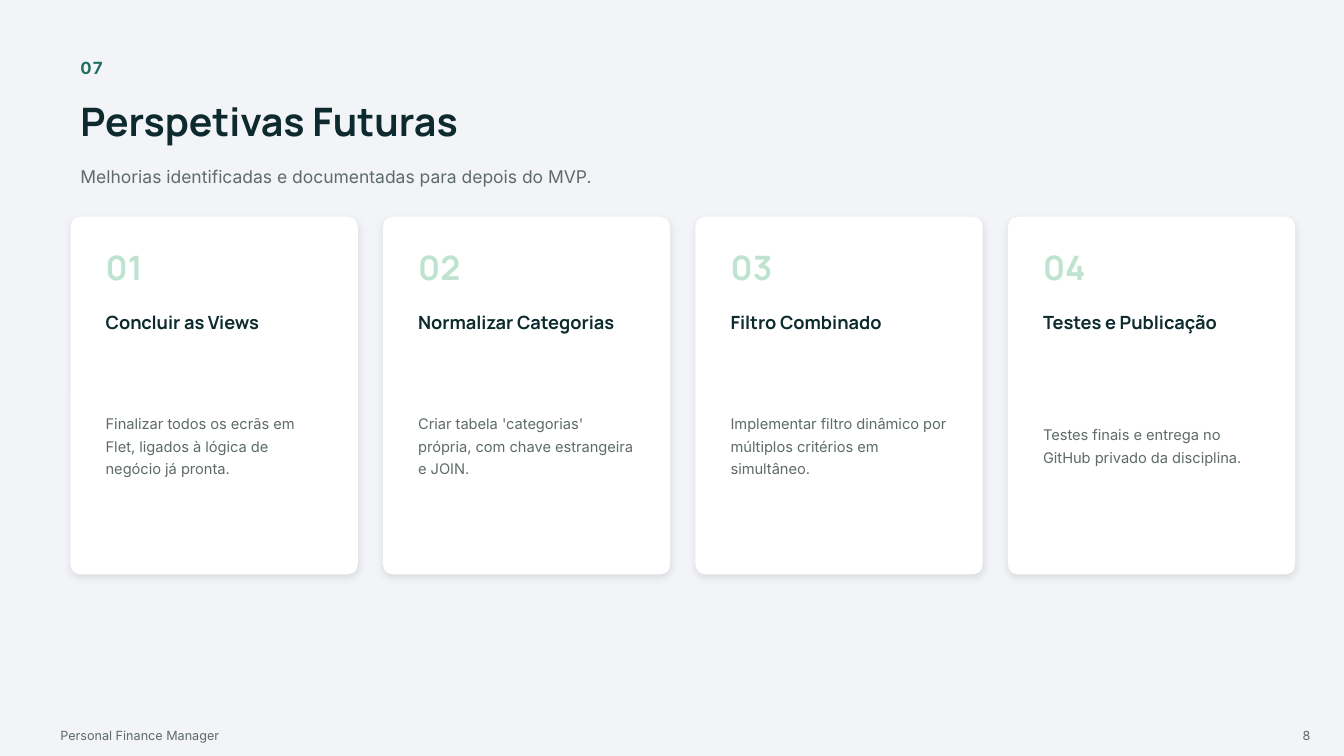
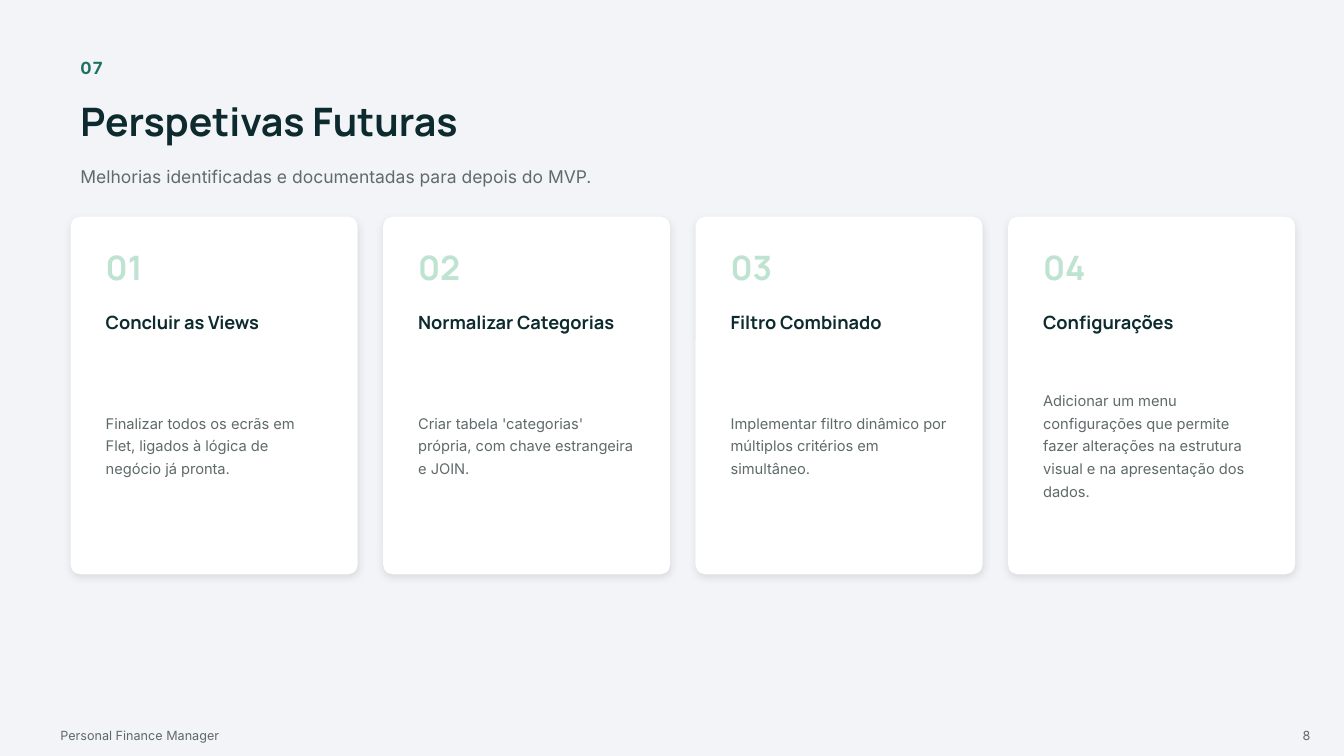
Before and after one commit to esmeraldafonseca/personal-finance-manager, a slide deck: slide 8 of src/assets/PersonalFinanceManager_Apresentacao .pptx. Drawn at 1344x756 pixels with LibreOffice and Linux fonts; fonts in the diff are those of the drawing. Boxes give left, top, right and bottom in pixels: in the first picture for what was removed or moved away, otherwise in the second. Text is boxed around its words. In the diff, an @@ line names an element or a change of style, - is before the commit and + after.

```diff
--- a/src/assets/PersonalFinanceManager_Apresentacao .pptx
+++ b/src/assets/PersonalFinanceManager_Apresentacao .pptx
@@ text at <box>1043,315,1173,334</box>: text changed @@
-Testes e Publicação
+Configurações
@@ text at <box>1043,395,1244,497</box>: text changed @@
-Testes finais e entrega no GitHub privado da disciplina.
+Adicionar um menu configurações que permite fazer alterações na estrutura visual e na apresentação dos dados.
```
Also in this commit, not shown: 5 other slides changed, 2 slides added.
